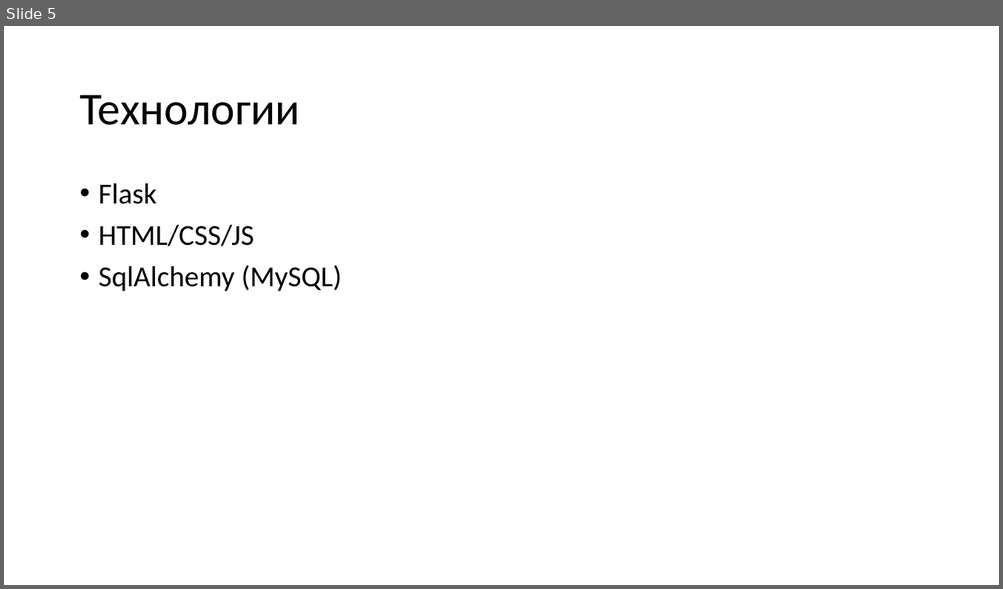
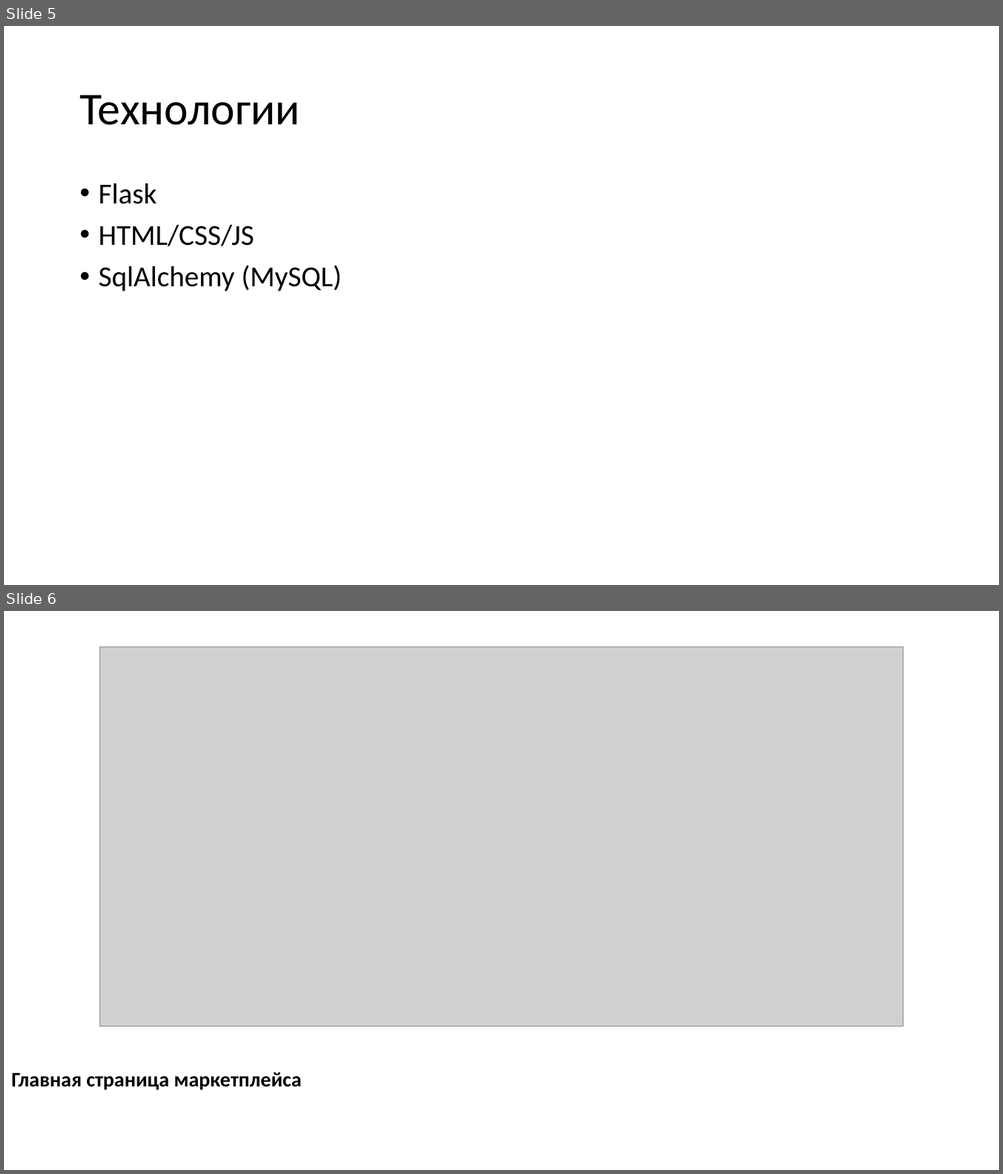
Before and after one commit to lycayan18/Zamkadishi_Marketplace, a slide deck: docs/Vodorod Store.pptx. Shown one above the other, each under a label of ours: slide 5 before the commit, slides 5 and 6 after it. The pictures are 1003x589 and 1003x1174 pixels, drawn with LibreOffice and Linux fonts; fonts in the diff are those of the drawing; grey boxes stand for pictures. Boxes give left, top, right and bottom in pixels: in the first picture for what was removed or moved away, otherwise in the second. Text is boxed around its words. In the diff, an @@ line names an element or a change of style, - is before the commit and + after.

```diff
--- a/docs/Vodorod Store.pptx
+++ b/docs/Vodorod Store.pptx
@@ slide 6 added at (x1=4, y1=611, x2=999, y2=1170), background #FFFFFF @@
@@ picture added at (x1=99, y1=647, x2=903, y2=1027) @@
@@ title added at (x1=11, y1=1073, x2=301, y2=1091), 20 pt, text #000000, bold @@
+Главная страница маркетплейса
```
Also in this commit, not shown: 6 slides changed, 1 slide removed.
